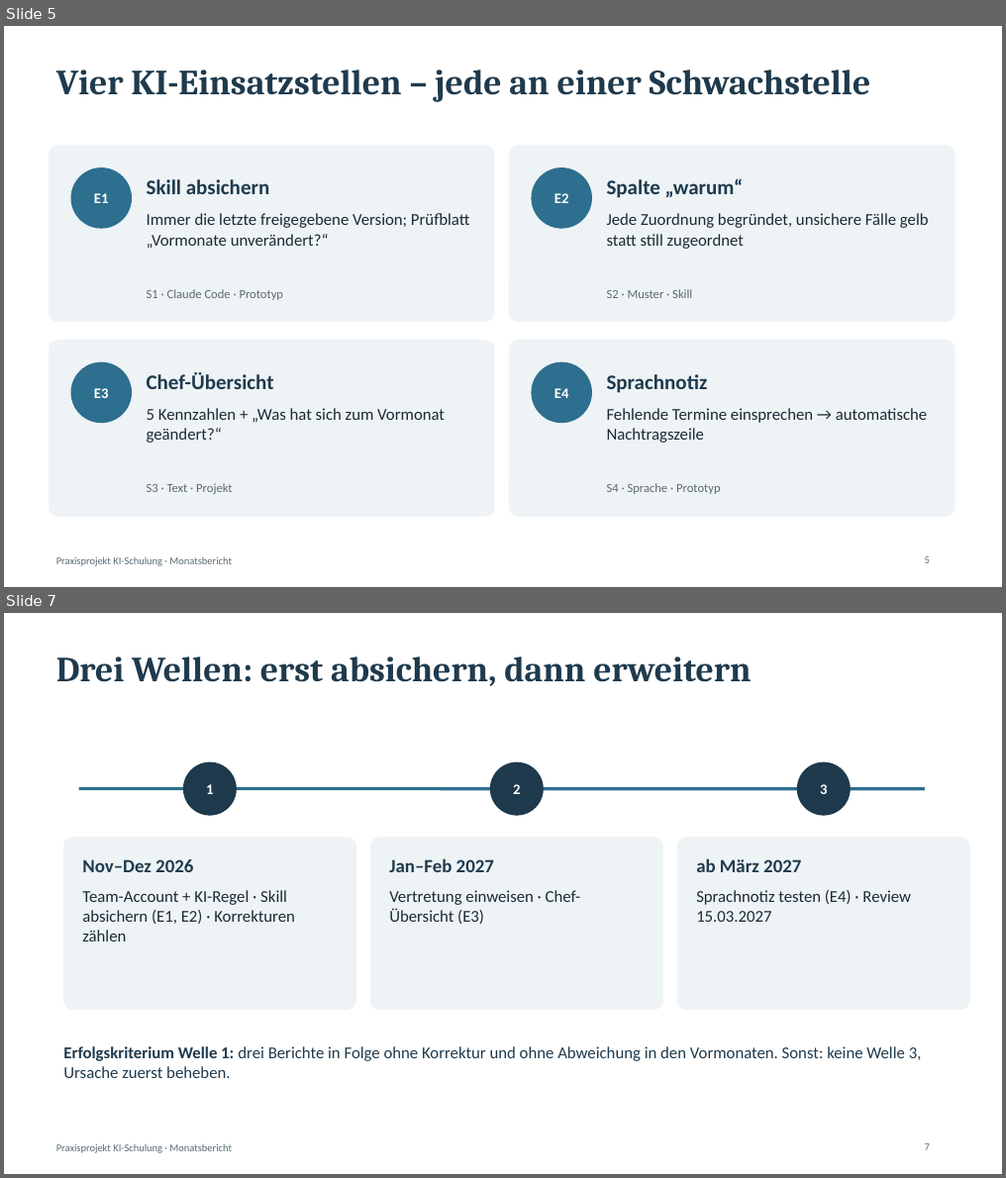
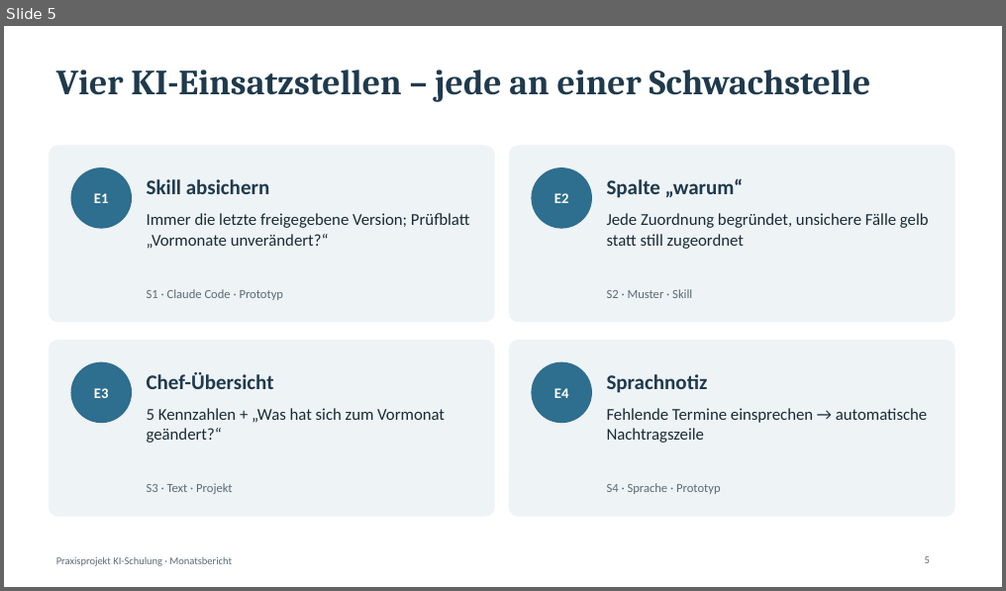
Before and after one commit to jenny9876781/Ablage-, a slide deck: ki-wiki/abgabe/Praxisprojekt_Kurzpraesentation.pptx. Shown one above the other, each under a label of ours: slides 5 and 7 before the commit, slide 5 after it; the slides between them are not shown. The pictures are 1006x1178 and 1006x591 pixels, drawn with LibreOffice and Linux fonts; fonts in the diff are those of the drawing. Boxes give left, top, right and bottom in pixels: in the first picture for what was removed or moved away, otherwise in the second. Text is boxed around its words. In the diff, an @@ line names an element or a change of style, - is before the commit and + after.

```diff
--- a/ki-wiki/abgabe/Praxisprojekt_Kurzpraesentation.pptx
+++ b/ki-wiki/abgabe/Praxisprojekt_Kurzpraesentation.pptx
@@ slide 7 removed at bbox=[4, 613, 1002, 1174], background #FFFFFF; not listed: 1 template element that a slide beside it also shows @@
@@ title removed at bbox=[56, 657, 750, 686] @@
-Drei Wellen: erst absichern, dann erweitern
@@ line removed from (79, 789) to (925, 789) @@
@@ ellipse removed at bbox=[183, 762, 236, 815] @@
@@ text removed at bbox=[206, 784, 213, 794] @@
-1
@@ ellipse removed at bbox=[491, 762, 543, 815] @@
@@ text removed at bbox=[513, 784, 520, 794] @@
-2
@@ ellipse removed at bbox=[798, 762, 849, 815] @@
@@ text removed at bbox=[820, 784, 827, 794] @@
-3
@@ rounded rectangle removed at bbox=[63, 838, 355, 1010] @@
@@ rounded rectangle removed at bbox=[371, 838, 662, 1010] @@
@@ rounded rectangle removed at bbox=[678, 838, 969, 1010] @@
@@ text removed at bbox=[82, 860, 193, 872] @@
-Nov–Dez 2026
@@ text removed at bbox=[389, 859, 494, 872] @@
-Jan–Feb 2027
@@ text removed at bbox=[696, 859, 801, 872] @@
-ab März 2027
@@ text removed at bbox=[82, 890, 295, 942] @@
-Team-Account + KI-Regel · Skill absichern (E1, E2) · Korrekturen zählen
@@ text removed at bbox=[389, 890, 581, 924] @@
-Vertretung einweisen · Chef-Übersicht (E3)
@@ text removed at bbox=[696, 890, 911, 922] @@
-Sprachnotiz testen (E4) · Review 15.03.2027
@@ text removed at bbox=[63, 1047, 922, 1078] @@
-Erfolgskriterium Welle 1: drei Berichte in Folge ohne Korrektur und ohne Abweichung in den Vormonaten. Sonst: keine Welle 3, Ursache zuerst beheben.
@@ page number removed at bbox=[925, 1144, 930, 1151] @@
-7
```
Also in this commit, not shown: 3 slides changed, 1 slide added, 9 other files.
